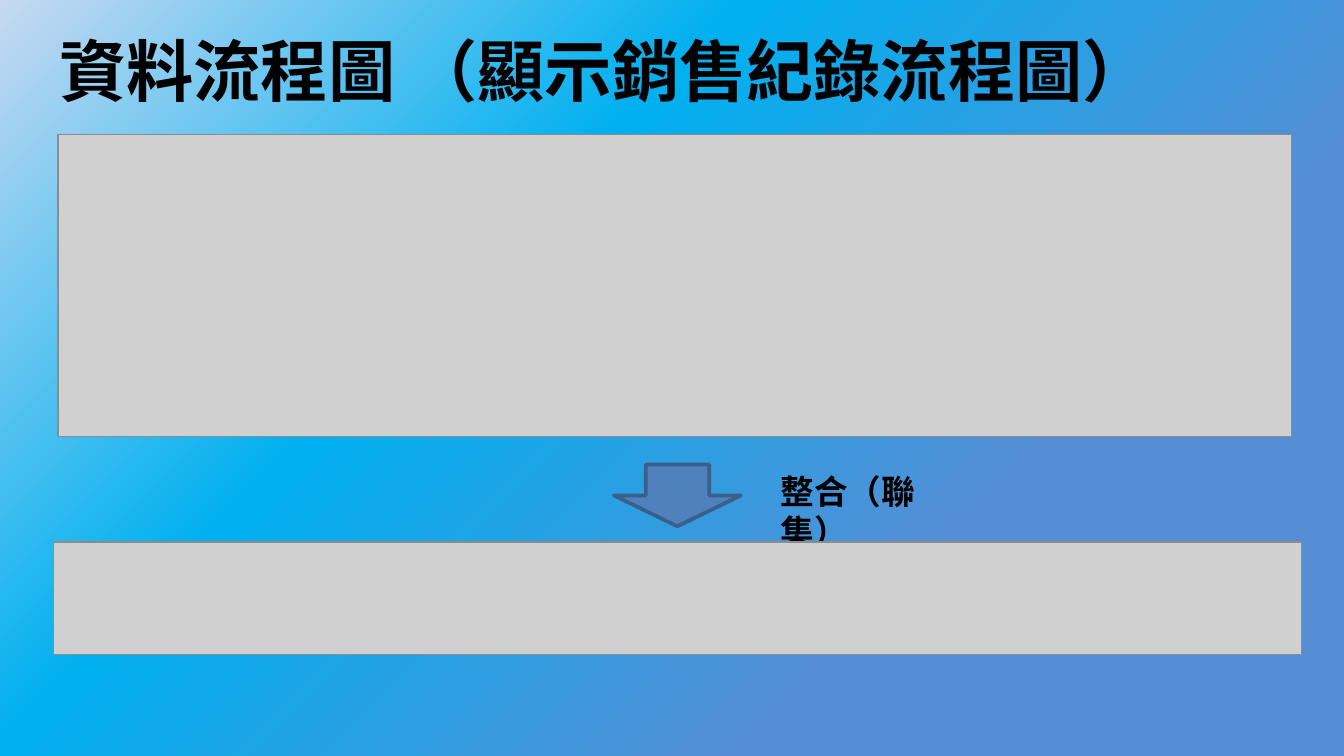
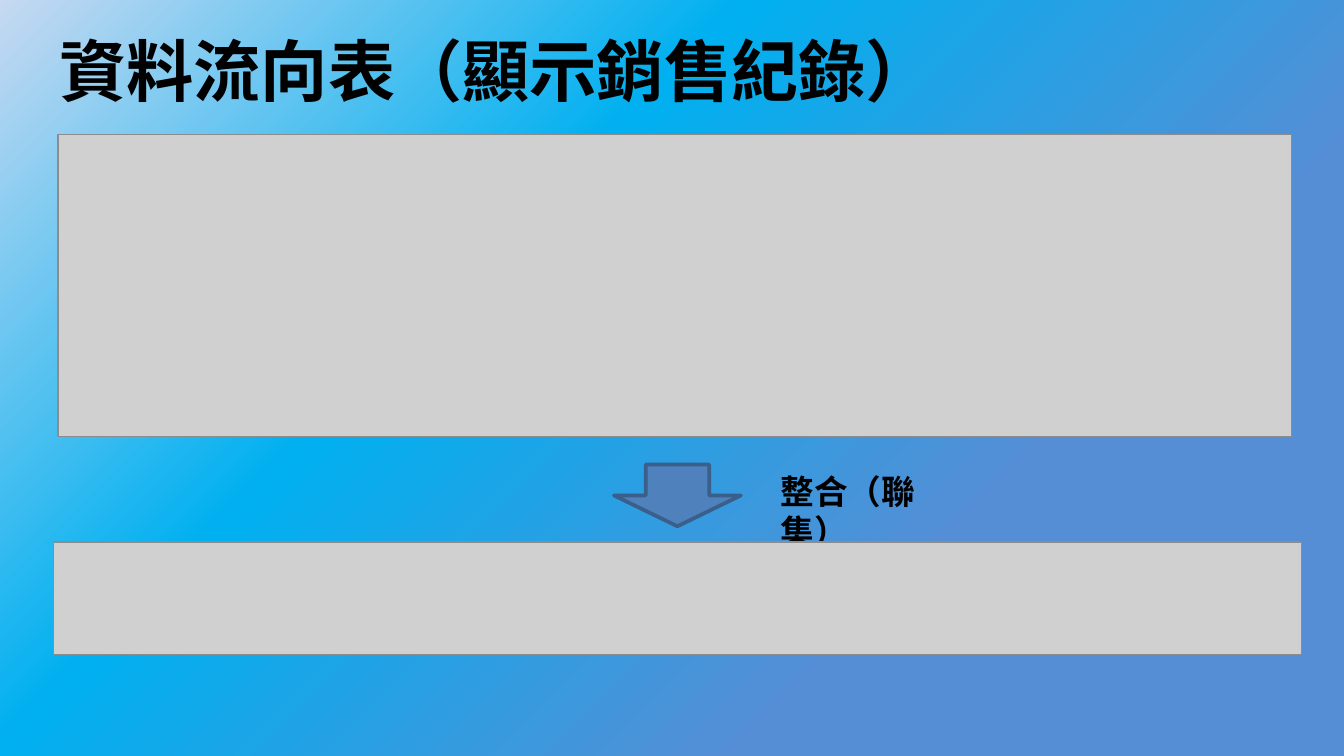
Before and after one commit to bnuby/Mobile-Application-Software, a slide deck: slide 12 of 系統分析/系統分析期中報告.pptx. Drawn at 1344x756 pixels with LibreOffice and Linux fonts; fonts in the diff are those of the drawing; grey boxes stand for pictures. Boxes give left, top, right and bottom in pixels: in the first picture for what was removed or moved away, otherwise in the second. Text is boxed around its words. In the diff, an @@ line names an element or a change of style, - is before the commit and + after.

```diff
--- a/系統分析/系統分析期中報告.pptx
+++ b/系統分析/系統分析期中報告.pptx
@@ title at (59, 27, 933, 112): text changed @@
-資料流程圖 （顯示銷售紀錄流程圖）
+資料流向表（顯示銷售紀錄）
```
Also in this commit, not shown: 6 other slides changed.
